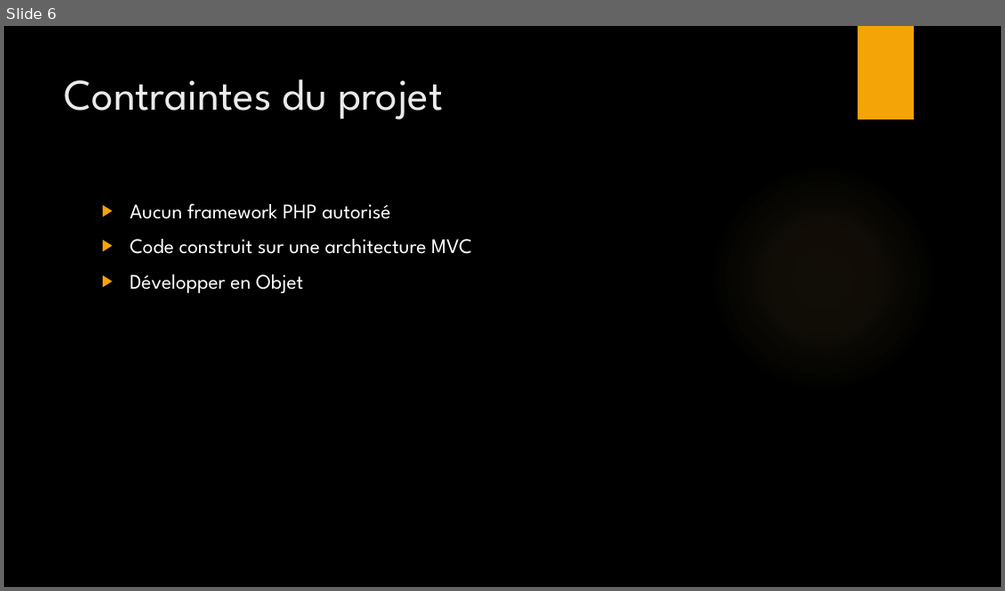
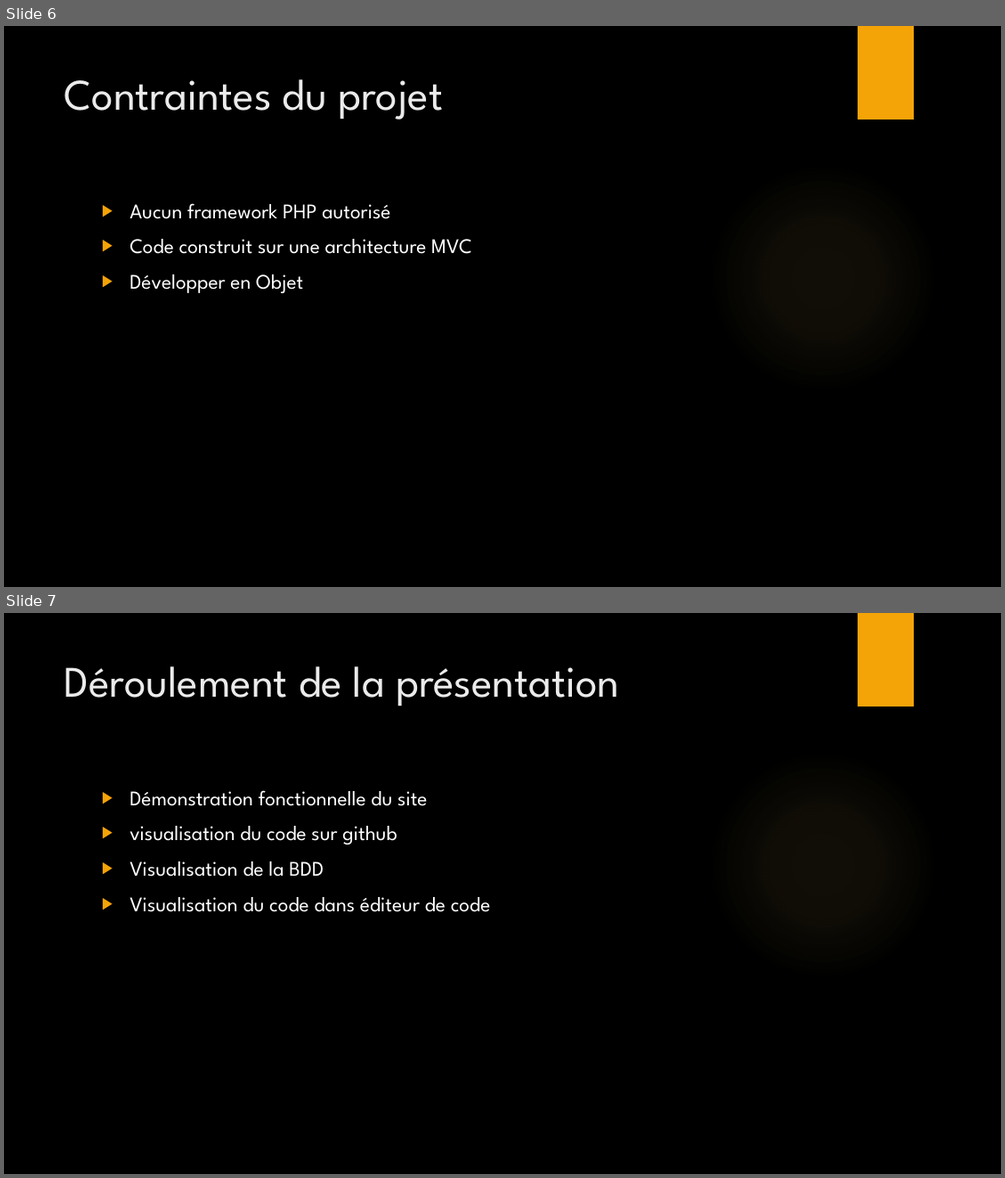
Before and after one commit to cidja/p4_blog_serveur_and_local, a slide deck: soutenance_p4.pptx. Shown one above the other, each under a label of ours: slide 6 before the commit, slides 6 and 7 after it. The pictures are 1005x591 and 1005x1178 pixels, drawn with LibreOffice and Linux fonts; fonts in the diff are those of the drawing; background and template pictures are left out. Boxes give left, top, right and bottom in pixels: in the first picture for what was removed or moved away, otherwise in the second. Text is boxed around its words. In the diff, an @@ line names an element or a change of style, - is before the commit and + after.

```diff
--- a/soutenance_p4.pptx
+++ b/soutenance_p4.pptx
@@ slide 7 added at [4, 613, 1001, 1174], background picture (left out); not listed: 2 template elements that a slide beside it also shows @@
@@ title added at [65, 666, 619, 706], 42 pt, text #EBEBEB @@
+Déroulement de la présentation
@@ text added at [129, 790, 491, 912], 20 pt, text #FFFFFF @@
+▶ Démonstration fonctionnelle du site
+▶ visualisation du code sur github
+▶ Visualisation de la BDD
+▶ Visualisation du code dans éditeur de code
```
Also in this commit, not shown: 4 other files.
